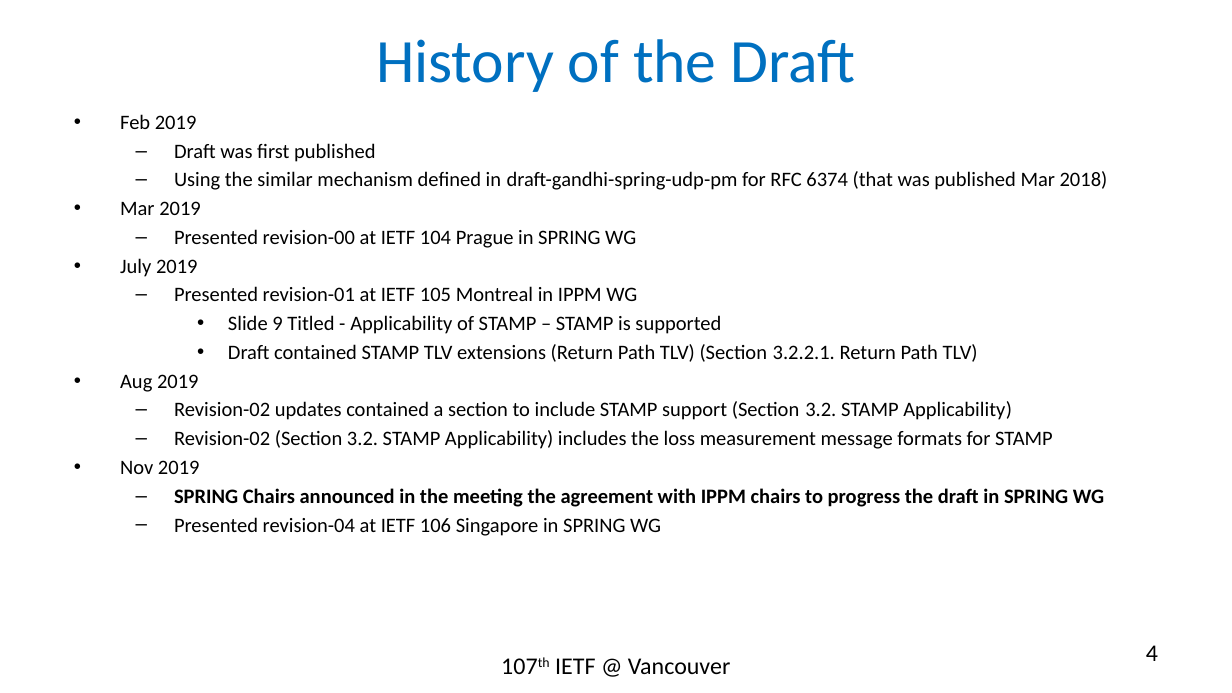
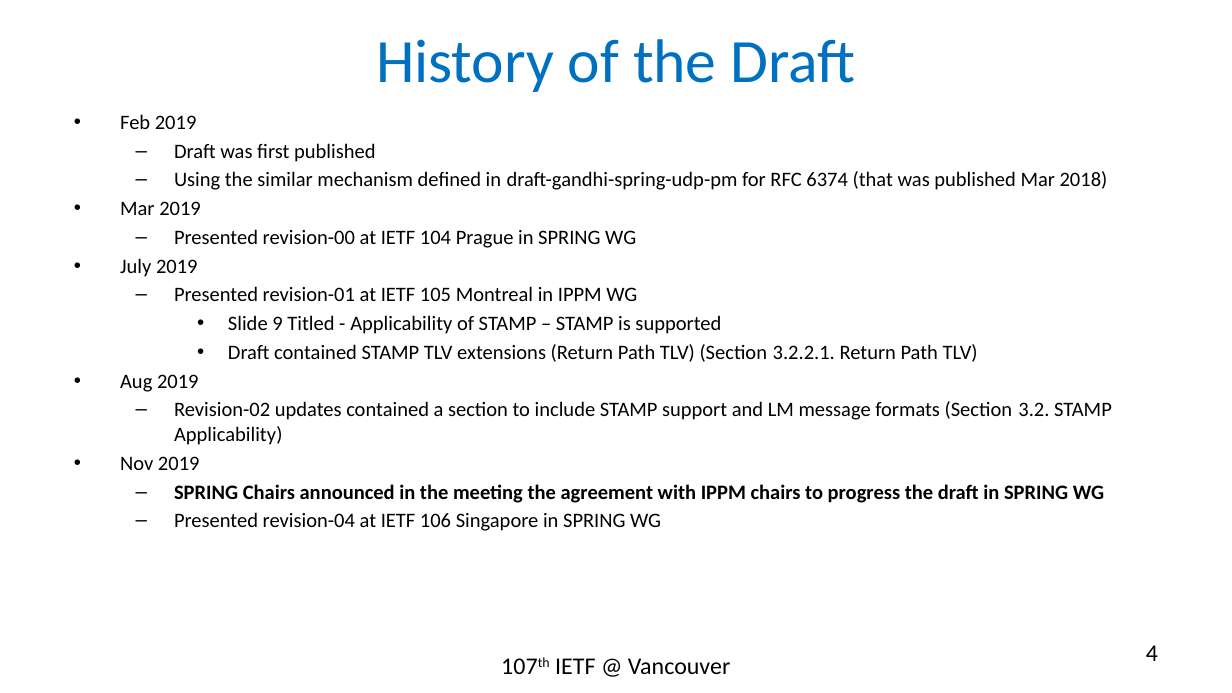
Before and after one commit to rakgandhi/ietf-slides, a slide deck: slide 4 of draft-gandhi-spring-twamp-srpm-07.pptx. Drawn at 1232x693 pixels with LibreOffice and Linux fonts; fonts in the diff are those of the drawing. Boxes give left, top, right and bottom in pixels: in the first picture for what was removed or moved away, otherwise in the second. Text is boxed around its words. In the diff, an @@ line names an element or a change of style, - is before the commit and + after.

```diff
--- a/draft-gandhi-spring-twamp-srpm-07.pptx
+++ b/draft-gandhi-spring-twamp-srpm-07.pptx
@@ text at (174, 401, 1112, 445): text changed @@
-  – Revision-02 updates contained a section to include STAMP support (Section 3.2. STAMP Applicability)
-  – Revision-02 (Section 3.2. STAMP Applicability) includes the loss measurement message formats for STAMP
+  – Revision-02 updates contained a section to include STAMP support and LM message formats (Section 3.2. STAMP Applicability)
```
Also in this commit, not shown: 8 other slides changed.
